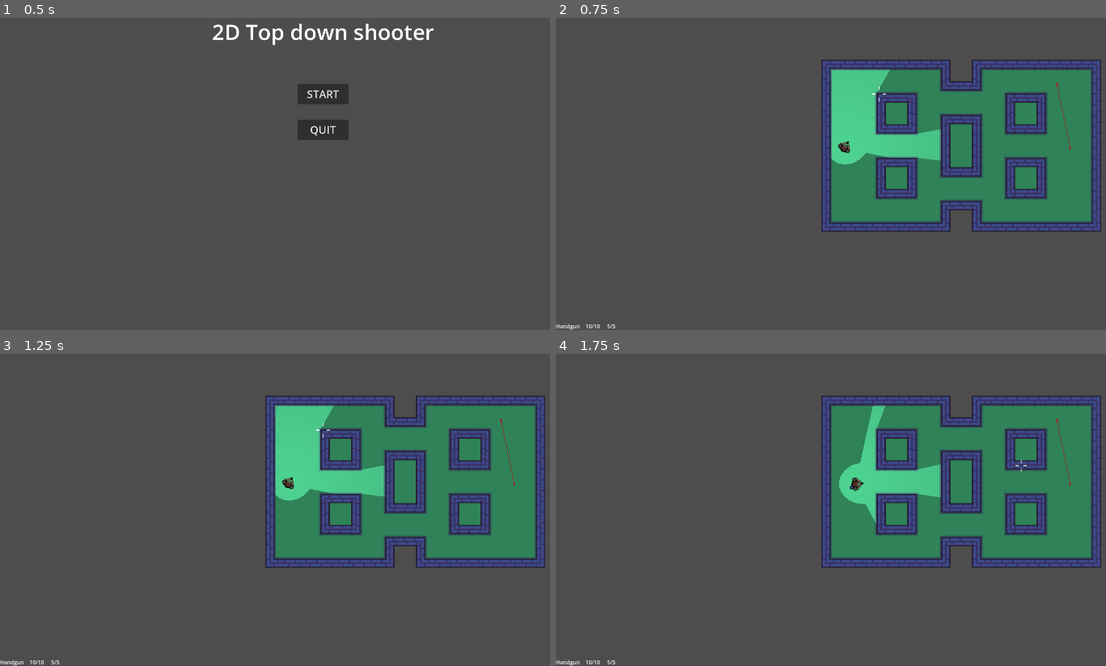
Above: before the commit, frames 1-4 (two rows, left to right).
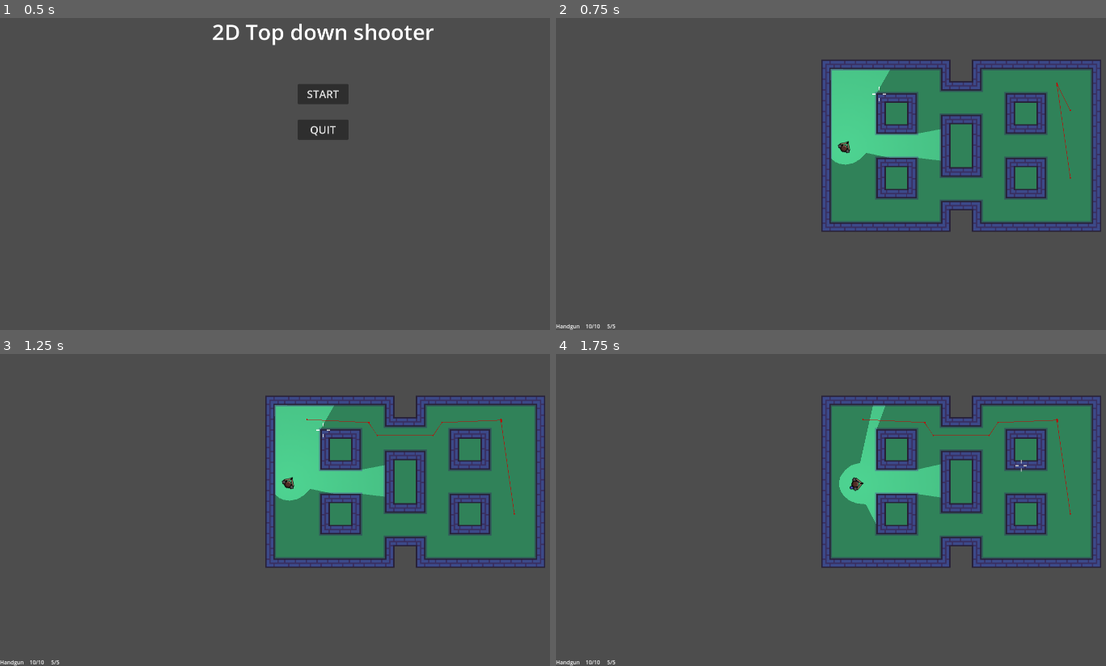
Above: after the commit, the same moments.

Repository: Odraz/clean-sweep
Game: Godot game, scene res://main.tscn
Same seed, same stepped clock (60 frames per second), same inputs: the game is played once before the commit and once after it.
Inputs (mouse positions are in pixels of both pictures, inside the frame that each line leads up to):
- Up to frame 1 (0.5 s): no input
- Up to frame 2 (0.75 s): click "START" at 0.5 s
- Up to frame 3 (1.25 s): no input
- Up to frame 4 (1.75 s): tap Enter at 1.25 s; move the mouse to (1023, 466) at 1.27 s; hold D (move_right) from 1.28 s (still down); hold Right mouse button (gun_aim) from 1.28 s (still down)

Frame 1 is identical in both runs. In frame 2, less than 0.1% of the frame differs, in the area x 90-94%, y 21-52%; in frame 3, 0.2%, in the area x 55-94%, y 20-52%; in frame 4, 0.2%.

Commit message:
Refactor gun shooting logic and add burst shot functionality

Diff:
--- a/gun.gd
+++ b/gun.gd
@@ -1,6 +1,7 @@
 extends Node2D
 
 signal hit(collider: Object)
+signal shot()
 signal reloaded()
 
 @export var type: GunStats.GunType = GunStats.GunType.HANDGUN
@@ -9,15 +10,44 @@
 @onready var magazine_count: int = GunStats.GUN_STATS[type][GunStats.GunStat.MAGAZINE_COUNT]
 @onready var ammo: int = magazine_size
 @onready var magazines: int = magazine_count
+@onready var single_shot_bullet_count: int = GunStats.GUN_STATS[type][GunStats.GunStat.SINGLE_SHOT_BULLET_COUNT]
+@onready var burst_shot_count: int = GunStats.GUN_STATS[type][GunStats.GunStat.BURST_SHOT_COUNT]
 
+var direction: Vector2
+var gun_range: float
+var dispersion: float
 var end_position: Vector2
+
+var burst_shot_index: int = 0
 
 func _ready():
 	$ReloadTimer.wait_time = GunStats.GUN_STATS[type][GunStats.GunStat.RELOAD_TIME]
 
+func _on_reload_timer_timeout():
+	if magazine_count <= 0:
+		return
 
-func shoot(start_position: Vector2, direction: Vector2, gun_range: float, dispersion: float):
-	if not $ReloadTimer.is_stopped():
+	ammo = magazine_size
+	magazines -= 1
+
+	$ReloadTimer.stop()
+
+	reloaded.emit()
+
+func _on_burst_timer_timeout():
+	if burst_shot_index < burst_shot_count - 1:
+		burst_shot_index += 1
+		ammo -= 1
+
+		shoot_once()
+	else:
+		$BurstTimer.stop()
+
+		burst_shot_index = 0
+
+
+func shoot(_direction: Vector2, _gun_range: float, _dispersion: float):
+	if not $ReloadTimer.is_stopped() or not $BurstTimer.is_stopped():
 		return
 
 	if ammo <= 0:
@@ -27,13 +57,28 @@
 
 	ammo -= 1
 
+	direction = _direction
+	gun_range = _gun_range
+	dispersion = _dispersion
+
+	for i in range(single_shot_bullet_count):
+		shoot_once()
+
+	if burst_shot_count > 1:
+		$BurstTimer.start()
+
+	play_audio()
+
+
+func shoot_once():
 	var space_state = get_world_2d().direct_space_state
 
-	end_position = get_shoot_ray_end_position(start_position, direction, gun_range)
+	# Get the start position of the ray which is the gun's global position.
+	var start_position = global_position
+	end_position = get_shoot_ray_end_position(start_position)
+	var diff = end_position - start_position
 
 	var angle = randf_range(-dispersion / 2, dispersion / 2)
-
-	var diff = end_position - start_position
 	end_position = diff.rotated(angle) + start_position
 
 	var query = PhysicsRayQueryParameters2D.create(start_position, end_position)
@@ -44,12 +89,11 @@
 	if result and result.has("collider"):
 		hit.emit(result.collider)
 
-	spawn_bullet(result, start_position, direction)
+	spawn_bullet(start_position, result)
 
-	play_audio()
+	shot.emit()
 
-
-func spawn_bullet(result: Dictionary, start_position: Vector2, direction: Vector2):
+func spawn_bullet(start_position: Vector2, result: Dictionary):
 	var bullet_scene = load("res://bullet.tscn")
 	var bullet = bullet_scene.instantiate()
 
@@ -61,7 +105,7 @@
 	add_child(bullet)
 
 
-func get_shoot_ray_end_position(start_position: Vector2, direction: Vector2, gun_range: float) -> Vector2:
+func get_shoot_ray_end_position(start_position: Vector2) -> Vector2:
 	return start_position + (direction - start_position).normalized() * gun_range
 
 
@@ -73,15 +117,3 @@
 func reload():
 	if $ReloadTimer.is_stopped():
 		$ReloadTimer.start()
-
-
-func _on_reload_timer_timeout():
-	if magazine_count <= 0:
-		return
-
-	ammo = magazine_size
-	magazines -= 1
-
-	$ReloadTimer.stop()
-
-	reloaded.emit()
--- a/gun.tscn
+++ b/gun.tscn
@@ -15,4 +15,8 @@
 
 [node name="ReloadTimer" type="Timer" parent="."]
 
+[node name="BurstTimer" type="Timer" parent="."]
+wait_time = 0.1
+
 [connection signal="timeout" from="ReloadTimer" to="." method="_on_reload_timer_timeout"]
+[connection signal="timeout" from="BurstTimer" to="." method="_on_burst_timer_timeout"]
--- a/gun_stats.gd
+++ b/gun_stats.gd
@@ -13,6 +13,8 @@
     MAGAZINE_COUNT, # 0 to infinity, where 0 is infinite magazine count
     MAGAZINE_SIZE, # 0 to infinity, where 0 is infinite magazine size
     RELOAD_TIME, # 0 to infinity, where 0 is instant reload time
+    SINGLE_SHOT_BULLET_COUNT,
+    BURST_SHOT_COUNT,
 }
 
 const GUN_STATS: Dictionary = {
@@ -23,6 +25,9 @@
         GunStat.MAGAZINE_COUNT: 5,
         GunStat.MAGAZINE_SIZE: 10,
         GunStat.RELOAD_TIME: 1.0,
+        GunStat.SINGLE_SHOT_BULLET_COUNT: 1,
+        GunStat.BURST_SHOT_COUNT: 1,
+
     },
     GunType.SHOTGUN: {
         GunStat.PRECISION_HIP: 0,
@@ -31,6 +36,8 @@
         GunStat.MAGAZINE_COUNT: 10,
         GunStat.MAGAZINE_SIZE: 2,
         GunStat.RELOAD_TIME: 2.0,
+        GunStat.SINGLE_SHOT_BULLET_COUNT: 3,
+        GunStat.BURST_SHOT_COUNT: 1,
     },
     GunType.RIFLE: {
         GunStat.PRECISION_HIP: 0.2,
@@ -39,5 +46,7 @@
         GunStat.MAGAZINE_COUNT: 3,
         GunStat.MAGAZINE_SIZE: 30,
         GunStat.RELOAD_TIME: 1.5,
+        GunStat.SINGLE_SHOT_BULLET_COUNT: 1,
+        GunStat.BURST_SHOT_COUNT: 3,
     }
 }
--- a/level_1.tscn
+++ b/level_1.tscn
@@ -478,7 +478,12 @@
 position = Vector2(16, 288)
 
 [node name="Mob" parent="." node_paths=PackedStringArray("movement_target_positions") instance=ExtResource("4_71p88")]
-position = Vector2(688, 288)
+position = Vector2(688, 176)
+movement_speed = 150.0
+movement_target_positions = [NodePath("../Waypoints/Marker2D"), NodePath("../Waypoints/Marker2D2"), NodePath("../Waypoints/Marker2D3"), NodePath("../Waypoints/Marker2D4")]
+
+[node name="Mob2" parent="." node_paths=PackedStringArray("movement_target_positions") instance=ExtResource("4_71p88")]
+position = Vector2(688, 376)
 movement_speed = 150.0
 movement_target_positions = [NodePath("../Waypoints/Marker2D"), NodePath("../Waypoints/Marker2D2"), NodePath("../Waypoints/Marker2D3"), NodePath("../Waypoints/Marker2D4")]
 
@@ -508,3 +513,4 @@
 [connection signal="hit" from="Player" to="Mob" method="_on_player_hit"]
 [connection signal="player_died" from="Player" to="." method="_on_player_player_died"]
 [connection signal="hit" from="Mob" to="Player" method="_on_mob_hit"]
+[connection signal="hit" from="Mob2" to="Player" method="_on_mob_hit"]
--- a/mob.gd
+++ b/mob.gd
@@ -111,7 +111,7 @@
 
 
 func _on_trigger_timer_timeout():
-	$Gun.shoot(global_position, player.global_position, 500, PI / 10)
+	$Gun.shoot(player.global_position, 500, PI / 10)
 
 
 func _on_gun_hit(collider: Object):
--- a/player.gd
+++ b/player.gd
@@ -39,8 +39,7 @@
 	var has_shot = Input.is_action_just_pressed("gun_shoot")
 
 	if has_shot:
-		current_gun.shoot(position, get_global_mouse_position(), 500, $Crosshair.pos_x / 70 * PI / 20)
-		gun_shot.emit(current_gun)
+		current_gun.shoot(get_global_mouse_position(), 500, $Crosshair.pos_x / 70 * PI / 20)
 
 	var new_crosshair_pos_x = calculate_crosshair_pos_x(has_shot)
 
@@ -76,6 +75,14 @@
 
 func _on_death_timer_timeout() -> void:
 	player_died.emit()
+
+
+func _on_gun_reloaded():
+	gun_reloaded.emit(current_gun)
+
+
+func _on_gun_shot() -> void:
+	gun_shot.emit(current_gun)
 
 
 func move(_delta: float):
@@ -133,7 +140,3 @@
 	current_gun.reload()
 
 	gun_started_reloading.emit(current_gun)
-
-
-func _on_gun_reloaded():
-	gun_reloaded.emit(current_gun)
--- a/player.tscn
+++ b/player.tscn
@@ -204,7 +204,7 @@
 stream = ExtResource("8_lt0s3")
 volume_db = -4.0
 
-[node name="Guns" type="Node" parent="."]
+[node name="Guns" type="Node2D" parent="."]
 
 [node name="Handgun" parent="Guns" instance=ExtResource("6_n2gmc")]
 
@@ -217,7 +217,10 @@
 [connection signal="timeout" from="DeathTimer" to="." method="_on_death_timer_timeout"]
 [connection signal="hit" from="Guns/Handgun" to="." method="_on_gun_hit"]
 [connection signal="reloaded" from="Guns/Handgun" to="." method="_on_gun_reloaded"]
+[connection signal="shot" from="Guns/Handgun" to="." method="_on_gun_shot"]
 [connection signal="hit" from="Guns/Shotgun" to="." method="_on_gun_hit"]
 [connection signal="reloaded" from="Guns/Shotgun" to="." method="_on_gun_reloaded"]
+[connection signal="shot" from="Guns/Shotgun" to="." method="_on_gun_shot"]
 [connection signal="hit" from="Guns/Rifle" to="." method="_on_gun_hit"]
 [connection signal="reloaded" from="Guns/Rifle" to="." method="_on_gun_reloaded"]
+[connection signal="shot" from="Guns/Rifle" to="." method="_on_gun_shot"]
--- a/player_gui.gd
+++ b/player_gui.gd
@@ -35,7 +35,7 @@
 func _on_player_gun_started_reloading(current_gun: Variant):
 	$ProgressBar.value = 0
 	$ProgressBar.visible = true
-	$ProgressBar.max_value = GunStats.GUN_STATS[current_gun.type][GunStats.GunStat.RELOAD_TIME] # 1 is 1 second, 2 is 2 seconds, etc.
+	$ProgressBar.max_value = GunStats.GUN_STATS[current_gun.type][GunStats.GunStat.RELOAD_TIME]
 
 	$ProgressBar/Timer.start()
 
